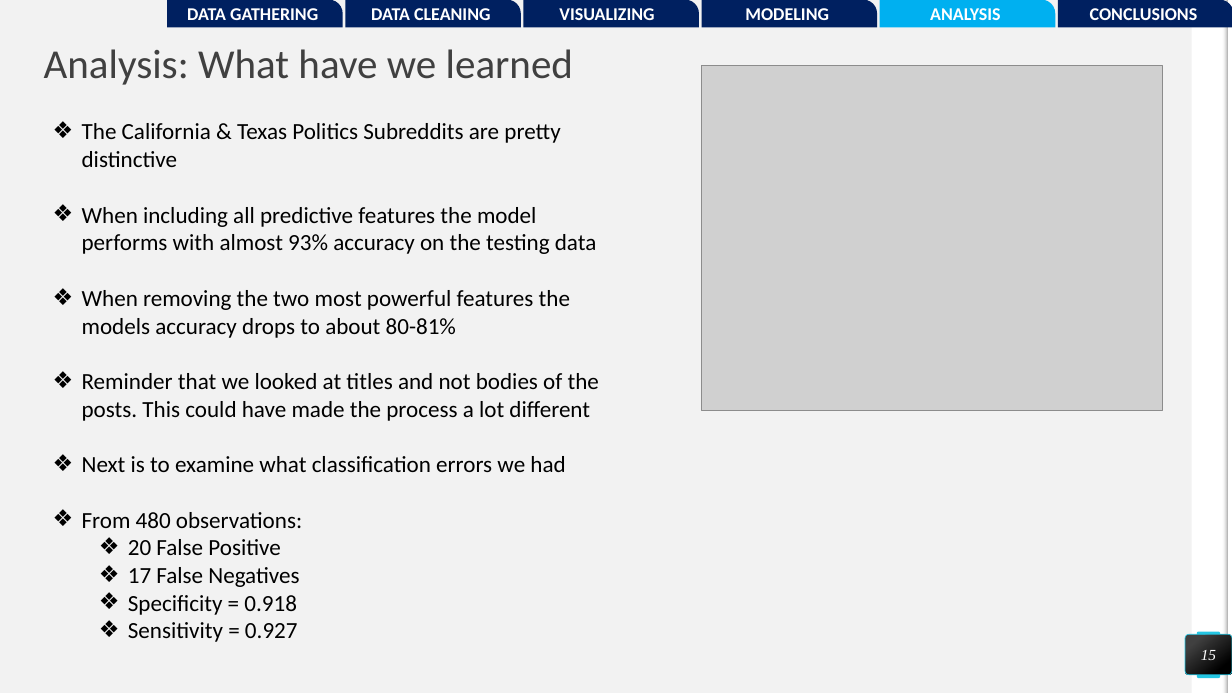
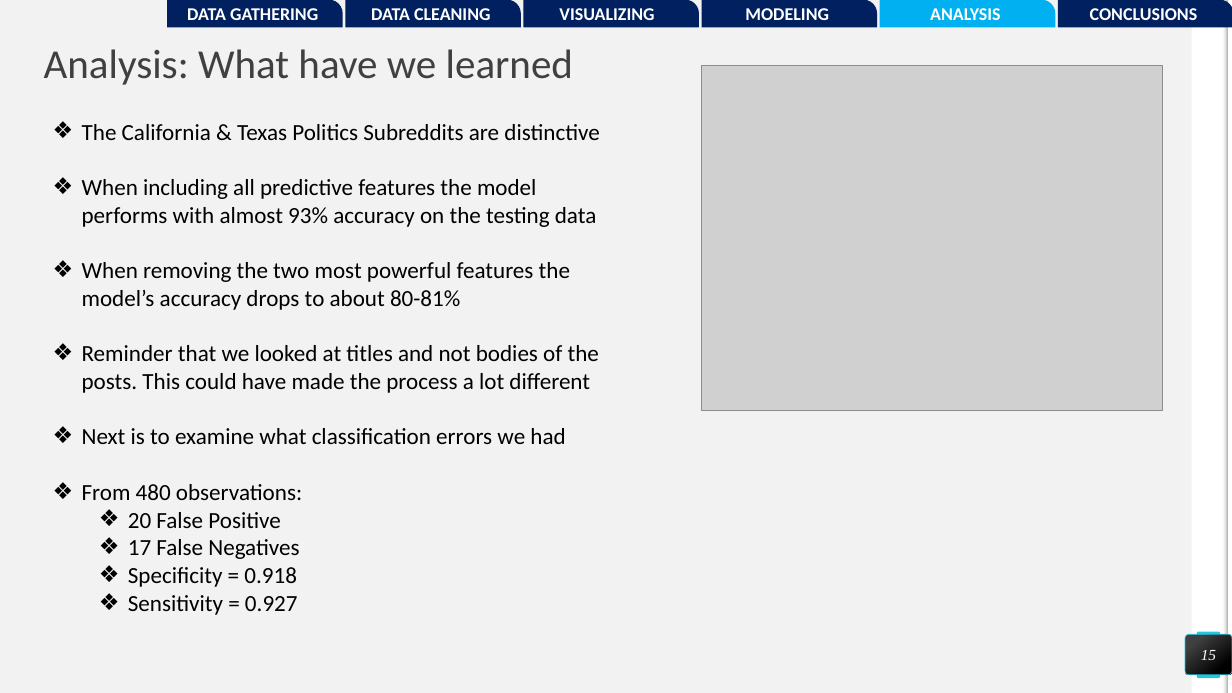
Before and after one commit to pwalesdi/GA_Project_3, a slide deck: slide 15 of Subreddit_Presentation.pptx. Drawn at 1232x693 pixels with LibreOffice and Linux fonts; fonts in the diff are those of the drawing; grey boxes stand for pictures. Boxes give left, top, right and bottom in pixels: in the first picture for what was removed or moved away, otherwise in the second. Text is boxed around its words. In the diff, an @@ line names an element or a change of style, - is before the commit and + after.

```diff
--- a/Subreddit_Presentation.pptx
+++ b/Subreddit_Presentation.pptx
@@ text at (82, 124, 599, 140): text changed @@
-❖ The California & Texas Politics Subreddits are pretty distinctive
+❖ The California & Texas Politics Subreddits are distinctive
@@ text at (82, 262, 570, 310): text changed @@
-❖ When removing the two most powerful features the models accuracy drops to about 80-81%
+❖ When removing the two most powerful features the model’s accuracy drops to about 80-81%
```
Also in this commit, not shown: 1 other slide changed, 4 other files.
